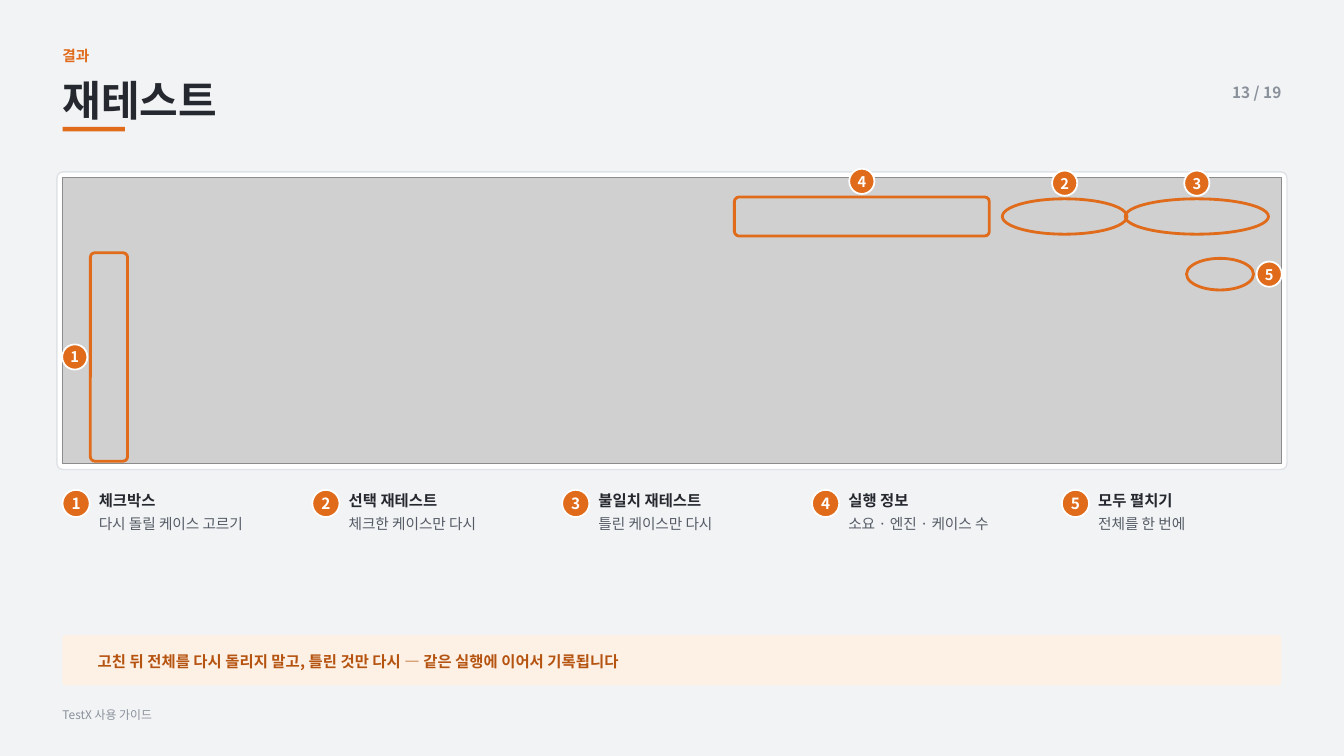
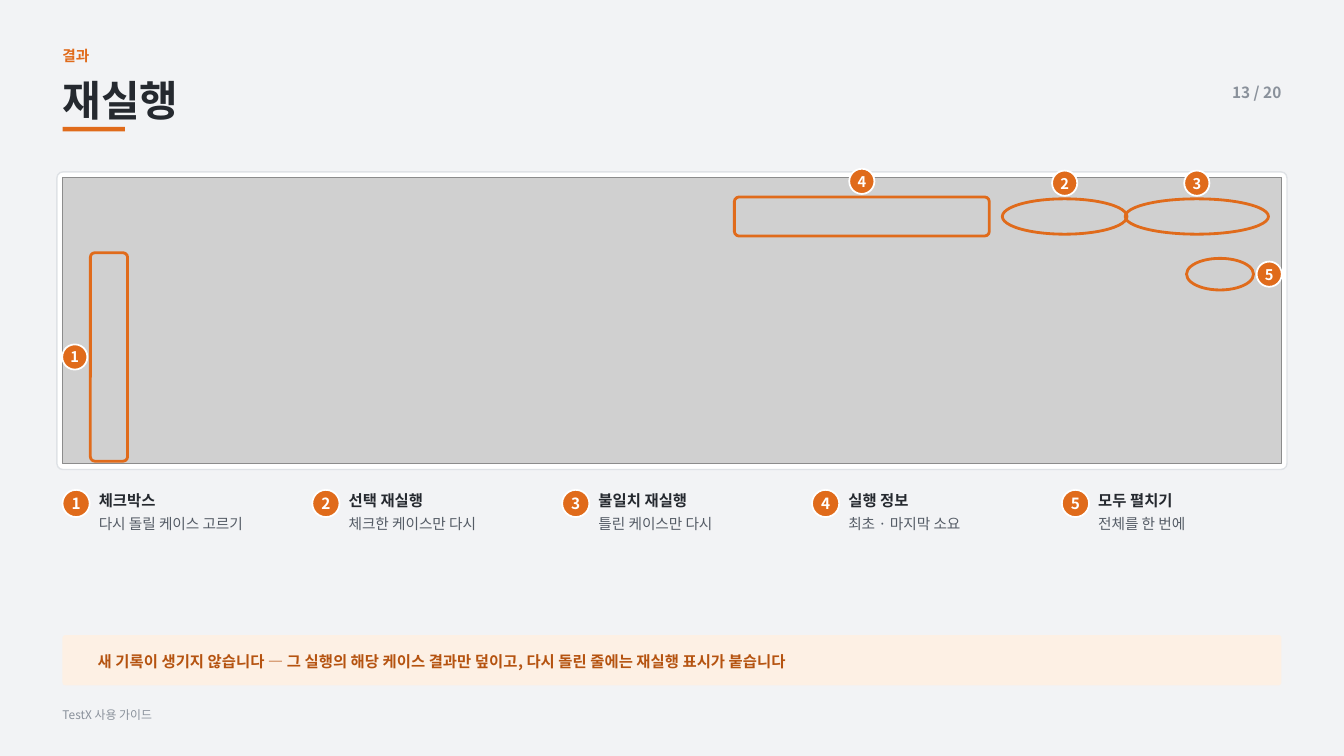
Before and after one commit to devGWeloper/AutoPrompt, a slide deck: slide 14 of TestX 사용 가이드.pptx. Drawn at 1344x756 pixels with LibreOffice and Linux fonts; fonts in the diff are those of the drawing; grey boxes stand for pictures. Boxes give left, top, right and bottom in pixels: in the first picture for what was removed or moved away, otherwise in the second. Text is boxed around its words. In the diff, an @@ line names an element or a change of style, - is before the commit and + after.

```diff
--- a/TestX 사용 가이드.pptx
+++ b/TestX 사용 가이드.pptx
@@ text at (62, 81, 178, 120): text changed @@
-재테스트
+재실행
@@ text at (1232, 86, 1281, 98): text changed @@
-13 / 19
+13 / 20
@@ text at (349, 493, 424, 508): text changed @@
-선택 재테스트
+선택 재실행
@@ text at (598, 493, 688, 508): text changed @@
-불일치 재테스트
+불일치 재실행
@@ text at (848, 517, 961, 530): text changed @@
-소요 · 엔진 · 케이스 수
+최초 · 마지막 소요
@@ text at (98, 654, 786, 670): text changed @@
-고친 뒤 전체를 다시 돌리지 말고, 틀린 것만 다시 — 같은 실행에 이어서 기록됩니다
+새 기록이 생기지 않습니다 — 그 실행의 해당 케이스 결과만 덮이고, 다시 돌린 줄에는 재실행 표시가 붙습니다
```
Also in this commit, not shown: 18 other slides changed, 1 slide added, 6 other files.
